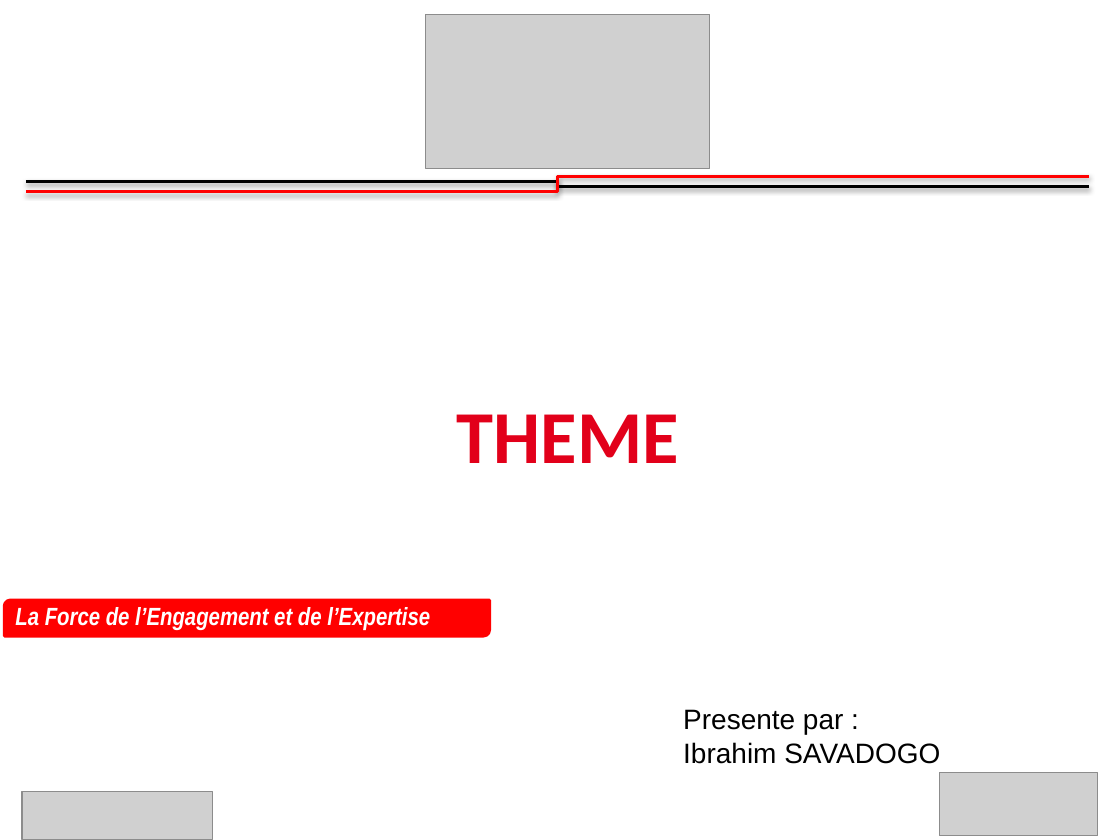
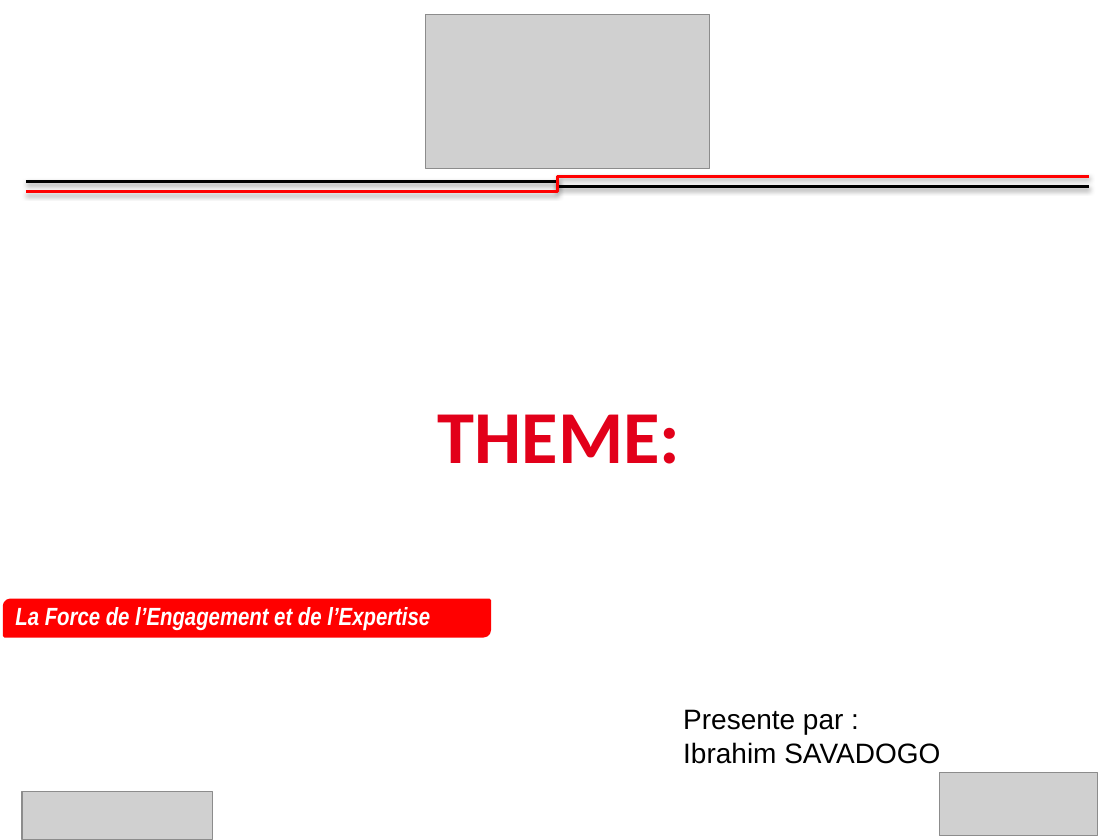
Before and after one commit to ibrahimsava/Osis-training-in-java, a slide deck: slide 1 of Osis_Presentation_Ibrahim_SAVADOGO_2 [Autosaved].pptx. Drawn at 1120x840 pixels with LibreOffice and Linux fonts; fonts in the diff are those of the drawing; grey boxes stand for pictures; background and template pictures are left out. Boxes give left, top, right and bottom in pixels: in the first picture for what was removed or moved away, otherwise in the second. Text is boxed around its words. In the diff, an @@ line names an element or a change of style, - is before the commit and + after.

```diff
--- a/Osis_Presentation_Ibrahim_SAVADOGO_2 [Autosaved].pptx
+++ b/Osis_Presentation_Ibrahim_SAVADOGO_2 [Autosaved].pptx
@@ title at bbox=[438, 414, 680, 464]: text changed @@
-THEME
+THEME:
```
Also in this commit, not shown: 6 other slides changed, 3 slides added, 2 slides removed, 1 other file.
